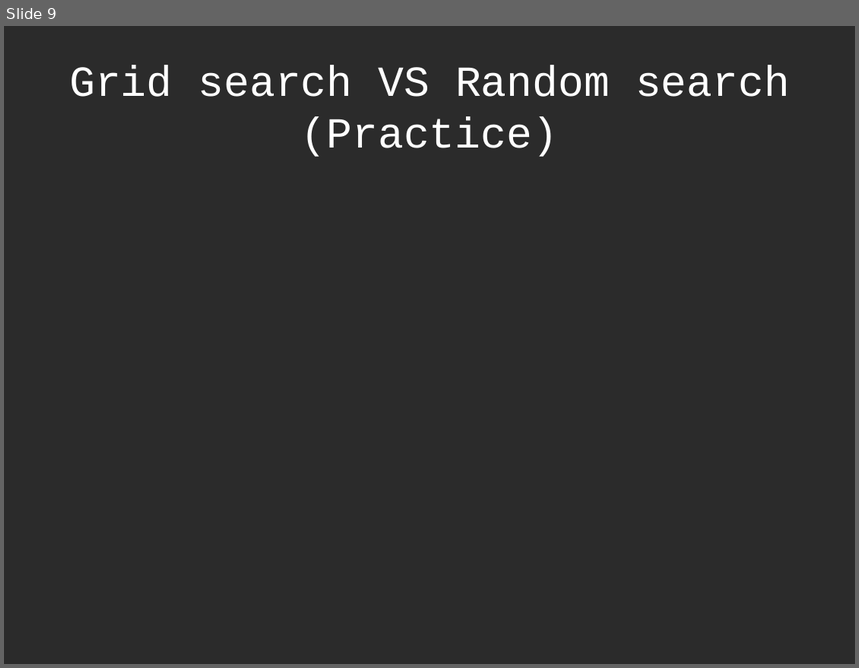
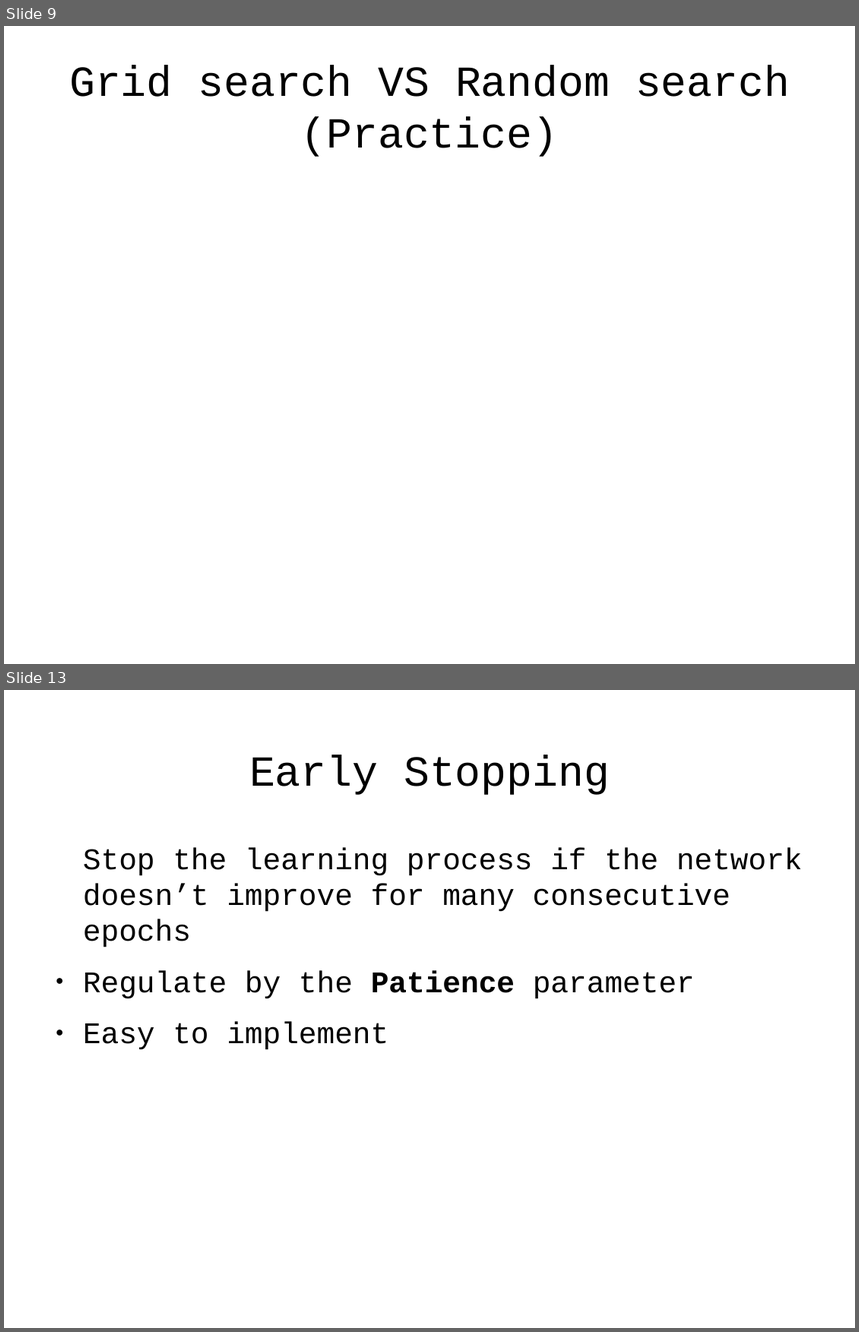
Before and after one commit to antonio-petrillo/ProgettoNNDL, a slide deck: presentation/presentazione.odp. Shown one above the other, each under a label of ours: slide 9 before the commit, slides 9 and 13 after it; the slides between them are not shown. The pictures are 859x668 and 859x1332 pixels, drawn with LibreOffice and Linux fonts; fonts in the diff are those of the drawing; background and template pictures are left out; a plain dark background stands for a picture behind light text. Boxes give left, top, right and bottom in pixels: in the first picture for what was removed or moved away, otherwise in the second. Text is boxed around its words. In the diff, an @@ line names an element or a change of style, - is before the commit and + after.

```diff
--- a/presentation/presentazione.odp
+++ b/presentation/presentazione.odp
@@ slide 13 added at <box>4,690,855,1328</box>, background #FFFFFF @@
@@ title added at <box>249,755,610,795</box>, 40 pt, text #000000 @@
+Early Stopping
@@ text added at <box>83,847,803,1050</box>, 28 pt, text #000000 @@
+Stop the learning process if the network doesn’t improve for many consecutive epochs
+● Regulate by the Patience parameter
+● Easy to implement
@@ slide 9 changed as well @@
@@ background picture (left out) to #FFFFFF @@
@@ title "Grid search VS Random search ..." at <box>69,65,790,157</box>: text colour #FFFFFF to #000000 @@
```
Also in this commit, not shown: 8 other slides changed, 4 other slides added, 5 slides removed, 2 other files.
